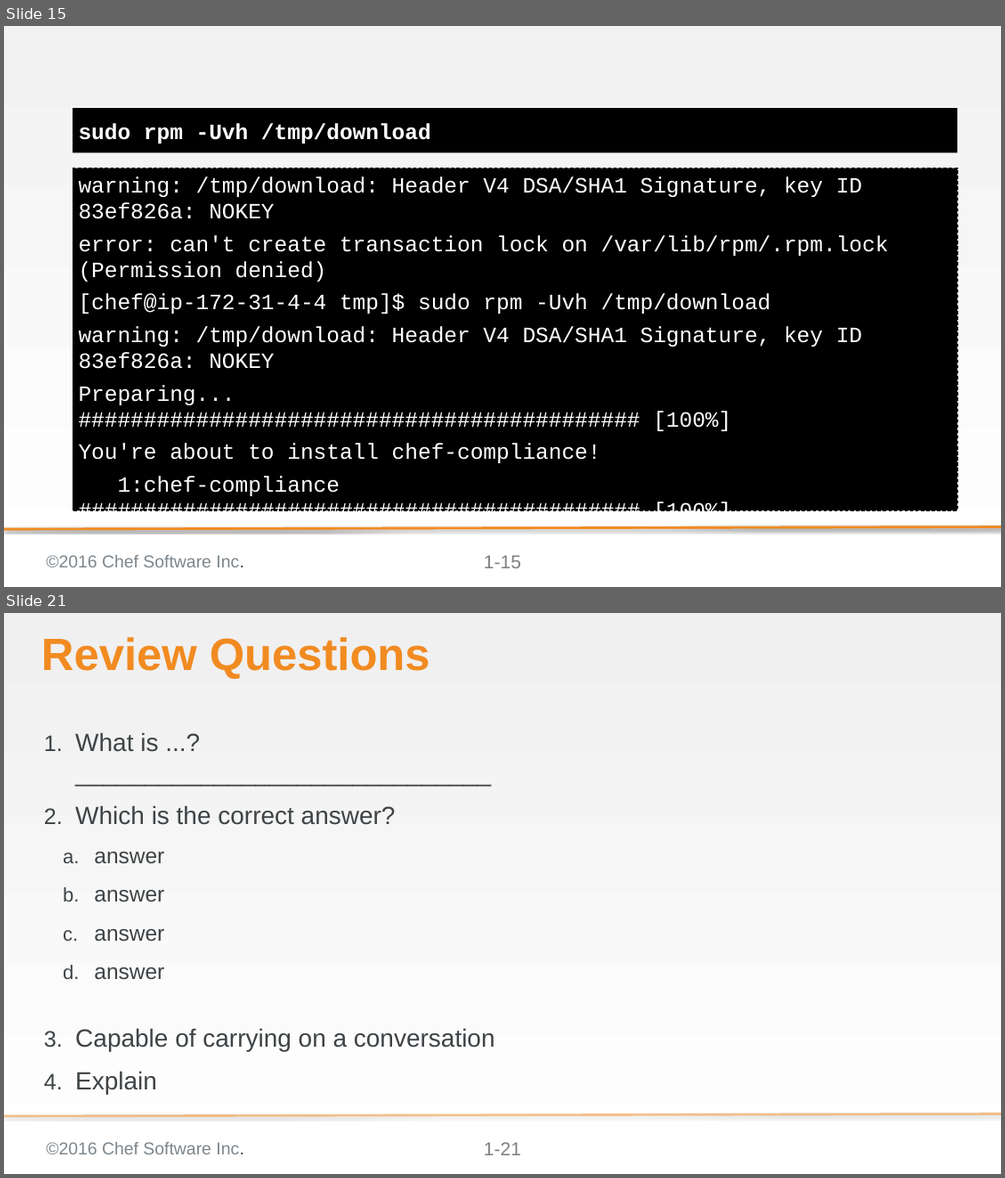
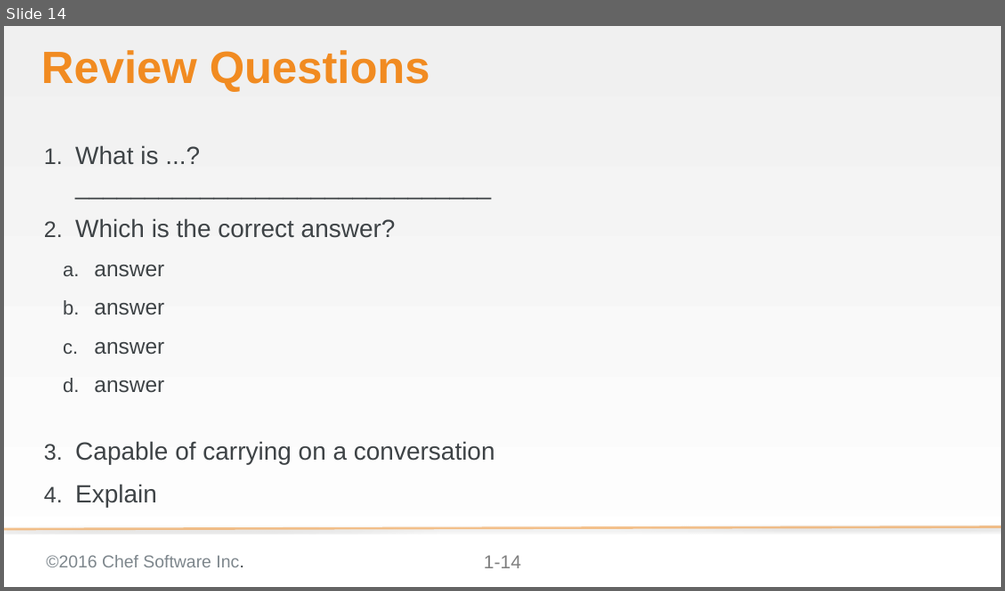
Before and after one commit to bchamby/chef-compliance-installation-configuration-operation, a slide deck: 01-Intro.pptx. Shown one above the other, each under a label of ours: slides 15 and 21 before the commit, slide 14 after it; the slides between them are not shown. The pictures are 1005x1178 and 1005x591 pixels, drawn with LibreOffice and Linux fonts; fonts in the diff are those of the drawing; background and template pictures are left out. Boxes give left, top, right and bottom in pixels: in the first picture for what was removed or moved away, otherwise in the second. Text is boxed around its words. In the diff, an @@ line names an element or a change of style, - is before the commit and + after.

```diff
--- a/01-Intro.pptx
+++ b/01-Intro.pptx
@@ slide 15 removed at box(4, 26, 1001, 587), background gradient #F2F2F2 to #FFFFFF; not listed: 3 template elements that a slide beside it also shows @@
@@ text removed at box(73, 108, 957, 152) @@
-sudo rpm -Uvh /tmp/download
@@ text removed at box(73, 168, 957, 510) @@
-warning: /tmp/download: Header V4 DSA/SHA1 Signature, key ID 83ef826a: NOKEY
-error: can't create transaction lock on /var/lib/rpm/.rpm.lock (Permission denied)
-[chef@ip-172-31-4-4 tmp]$ sudo rpm -Uvh /tmp/download
-warning: /tmp/download: Header V4 DSA/SHA1 Signature, key ID 83ef826a: NOKEY
-Preparing... ########################################### [100%]
-You're about to install chef-compliance!
-1:chef-compliance ########################################### [100%]
-[chef@ip-172-31-4-4 tmp]$
@@ line removed from (1001, 527) to (4, 529) @@
@@ what was slide 21 is now slide 14 @@
@@ page number at box(484, 555, 521, 568): text changed @@
-1-21
+1-14
```
Also in this commit, not shown: 6 other slides removed.
